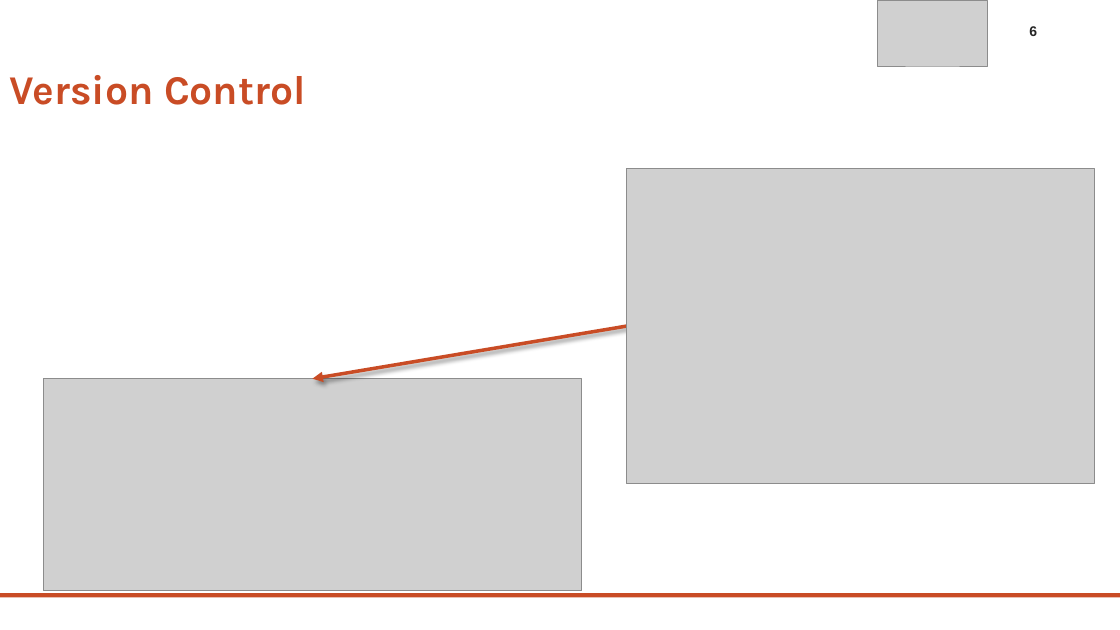
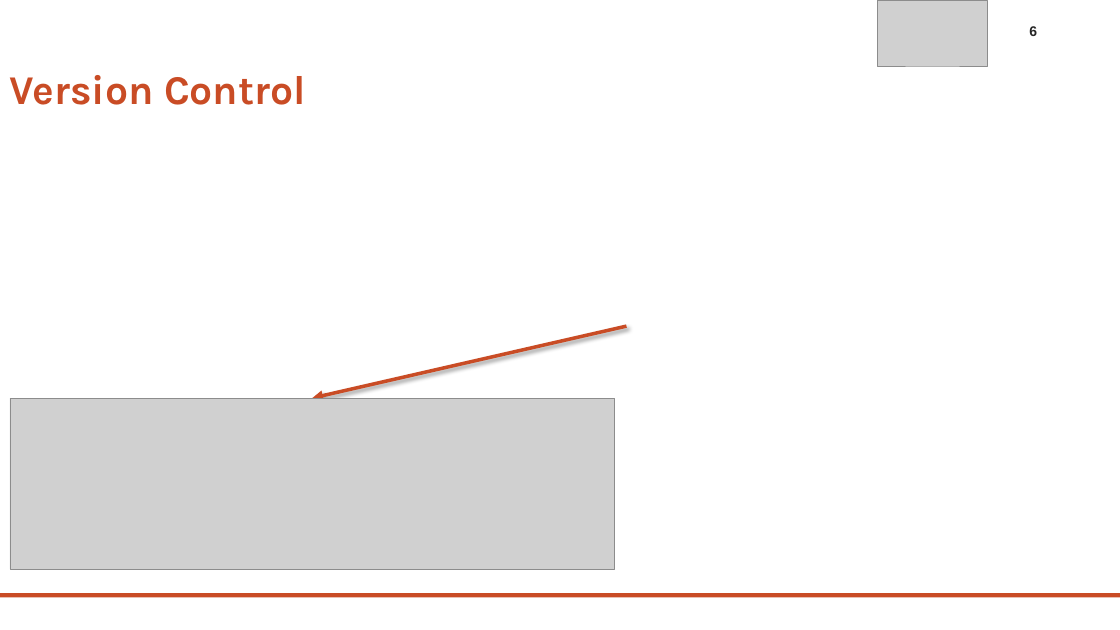
Before and after one commit to LuisFonseca98/Mestrado, a slide deck: slide 6 of AB/Apresentacao/APRESENTACAO_AB.pptx. Drawn at 1120x630 pixels with LibreOffice and Linux fonts; fonts in the diff are those of the drawing; grey boxes stand for pictures; background and template pictures are left out. Boxes give left, top, right and bottom in pixels: in the first picture for what was removed or moved away, otherwise in the second. Text is boxed around its words. In the diff, an @@ line names an element or a change of style, - is before the commit and + after.

```diff
--- a/AB/Apresentacao/APRESENTACAO_AB.pptx
+++ b/AB/Apresentacao/APRESENTACAO_AB.pptx
@@ picture removed at bbox=[627, 169, 1095, 484] @@
@@ arrow moved from (627, 326) - (313, 379) to (627, 326) - (313, 398) @@
@@ picture: place and size @@
-picture at bbox=[43, 379, 581, 592]
+picture at bbox=[10, 398, 615, 570]
```
Also in this commit, not shown: 4 other slides changed, 5 other files.
